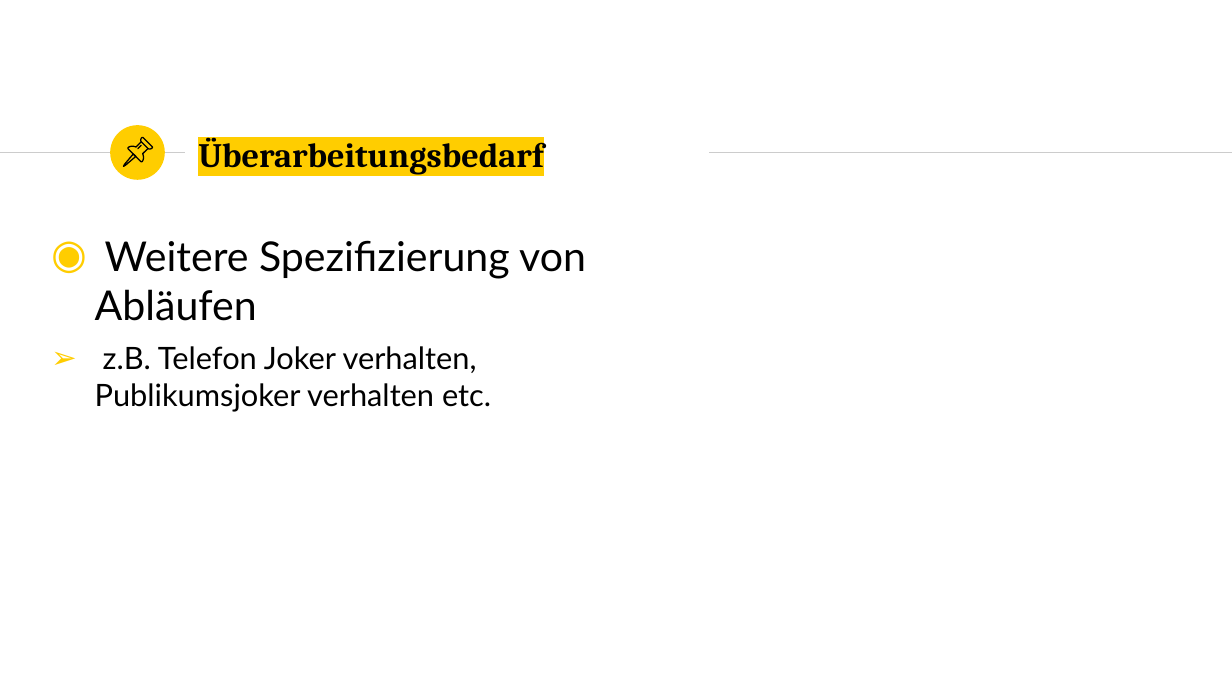
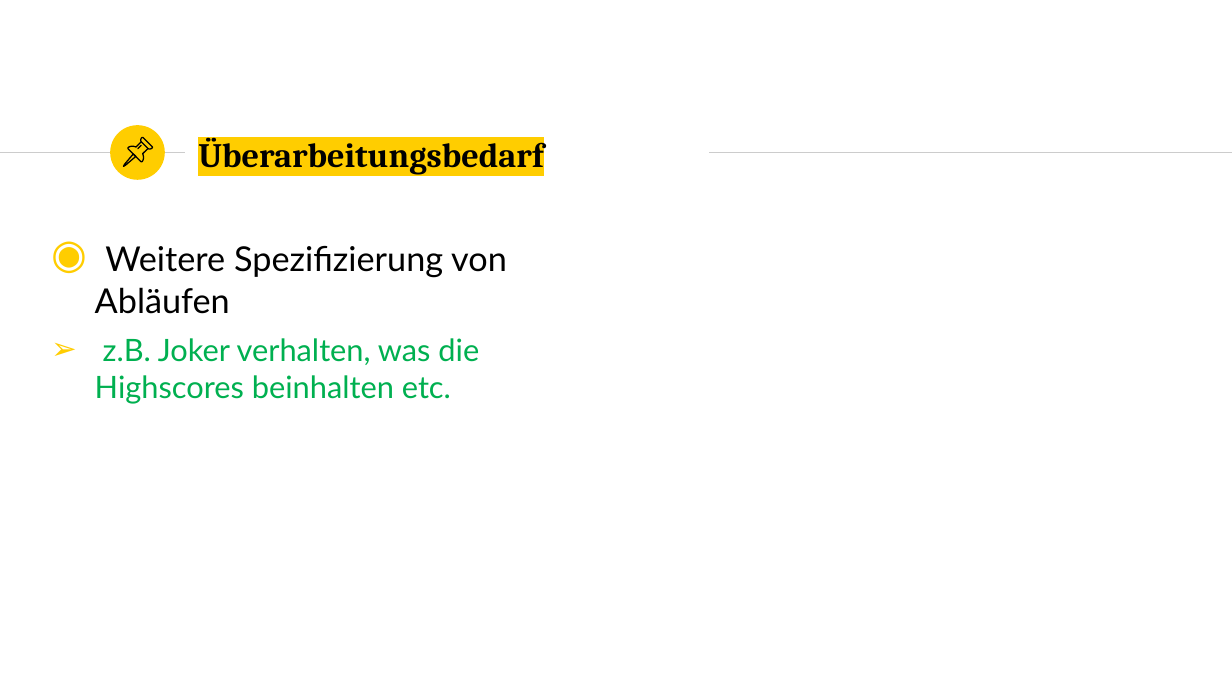
Before and after one commit to marcelherd/OOT-Projekt, a slide deck: slide 30 of Presentation/Presentation.pptx (slide 29 before the commit). Drawn at 1232x693 pixels with LibreOffice and Linux fonts; fonts in the diff are those of the drawing. Boxes give left, top, right and bottom in pixels: in the first picture for what was removed or moved away, otherwise in the second. Text is boxed around its words. In the diff, an @@ line names an element or a change of style, - is before the commit and + after.

```diff
--- a/Presentation/Presentation.pptx
+++ b/Presentation/Presentation.pptx
@@ text at (95,246,507,314): size 24 to 20 pt in "Weitere Spezifizierung von Abläufen" @@
@@ text at (95,338,479,404): text changed; text colour #000000 to #00B050 @@
-➢ z.B. Telefon Joker verhalten, Publikumsjoker verhalten etc.
+➢ z.B. Joker verhalten, was die Highscores beinhalten etc.
```
Also in this commit, not shown: 2 other slides changed, 5 slides added.
